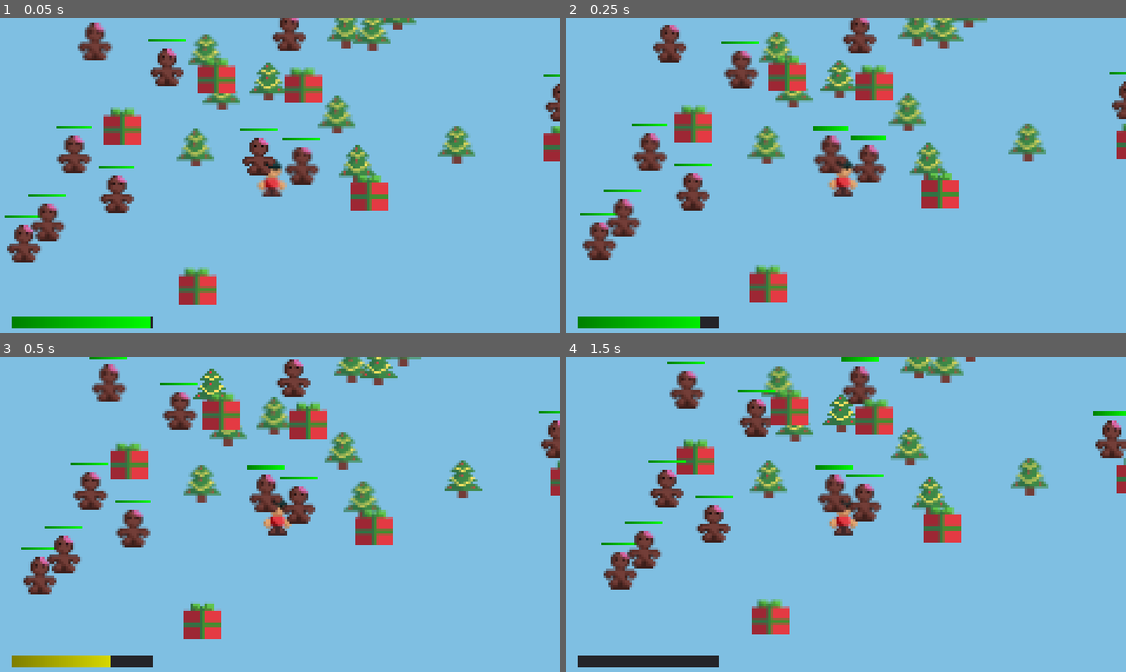
Above: before the commit, frames 1-4 (two rows, left to right).
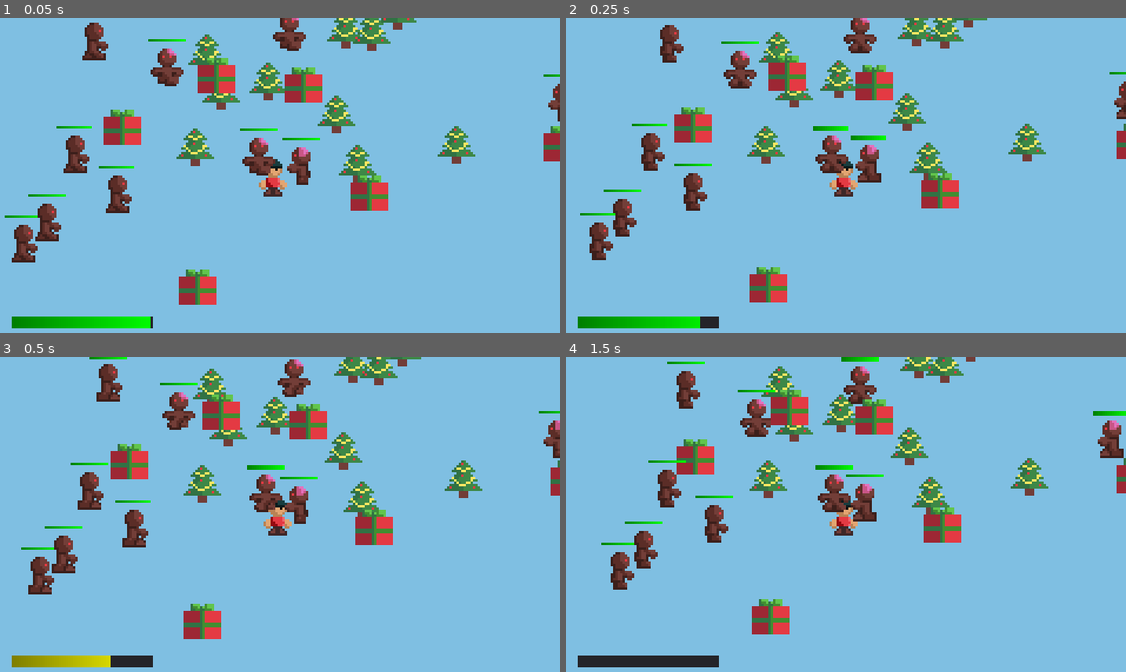
Above: after the commit, the same moments.

Repository: cznrhubarb/feliz-navidead
Game: Godot game, scene res://scn/TestScene.tscn
Two runs of this game, one before a commit and one after it. Both use one fixed random seed, a clock stepped at 60 frames per second and the inputs below.
Inputs (mouse positions are in pixels of both pictures, inside the frame that each line leads up to):
- Up to frame 1 (0.05 s): no input
- Up to frame 2 (0.25 s): no input
- Up to frame 3 (0.5 s): no input
- Up to frame 4 (1.5 s): move the mouse to (969, 498) at 0.52 s; press the mouse at (969, 498) at 0.53 s; hold D (move_right) 0.53-1.28 s; move the mouse to (728, 530) at 1.27 s; release the mouse at (728, 530) at 1.28 s; hold S (move_down) from 1.28 s (still down); click (728, 530) at 1.35 s

The runs differ from the first frame. In frame 1, 5.8% of the frame differs, in the area x 1-100%, y 0-92%; in frame 2, 6.1%, in the area x 2-100%, y 0-91%; in frame 3, 5.1%; in frame 4, 5.5%.
Error in both runs: Invalid set index 'playback_speed' (on base: 'null instance') with value of type 'int'. (res://src/Child.gd:86)

Commit message:
Gingerdead anims

Diff:
--- a/project.godot
+++ b/project.godot
@@ -66,5 +66,6 @@
 
 [rendering]
 
+quality/2d/use_pixel_snap=true
 environment/default_clear_color=Color( 0.501961, 0.752941, 0.890196, 1 )
 environment/default_environment="res://default_env.tres"
--- a/scn/GingerBreadMan.tscn
+++ b/scn/GingerBreadMan.tscn
@@ -1,11 +1,75 @@
-[gd_scene load_steps=5 format=2]
+[gd_scene load_steps=9 format=2]
 
 [ext_resource path="res://src/GingerBreadMan.gd" type="Script" id=1]
 [ext_resource path="res://UI/HP_Bar.tscn" type="PackedScene" id=2]
-[ext_resource path="res://img/GingerdeadMan.PNG" type="Texture" id=3]
+[ext_resource path="res://img/Anim/Gingerbread_Walk_Anim.PNG" type="Texture" id=3]
 
 [sub_resource type="RectangleShape2D" id=1]
 extents = Vector2( 4.27496, 6.91256 )
+
+[sub_resource type="Animation" id=2]
+resource_name = "WalkDown"
+length = 0.4
+tracks/0/type = "value"
+tracks/0/path = NodePath("Sprite:frame")
+tracks/0/interp = 1
+tracks/0/loop_wrap = true
+tracks/0/imported = false
+tracks/0/enabled = true
+tracks/0/keys = {
+"times": PoolRealArray( 0, 0.1, 0.2, 0.3 ),
+"transitions": PoolRealArray( 1, 1, 1, 1 ),
+"update": 1,
+"values": [ 8, 9, 10, 11 ]
+}
+
+[sub_resource type="Animation" id=3]
+resource_name = "WalkLeft"
+length = 0.4
+tracks/0/type = "value"
+tracks/0/path = NodePath("Sprite:frame")
+tracks/0/interp = 1
+tracks/0/loop_wrap = true
+tracks/0/imported = false
+tracks/0/enabled = true
+tracks/0/keys = {
+"times": PoolRealArray( 0, 0.1, 0.2, 0.3 ),
+"transitions": PoolRealArray( 1, 1, 1, 1 ),
+"update": 1,
+"values": [ 0, 1, 2, 3 ]
+}
+
+[sub_resource type="Animation" id=4]
+resource_name = "WalkRight"
+length = 0.4
+tracks/0/type = "value"
+tracks/0/path = NodePath("Sprite:frame")
+tracks/0/interp = 1
+tracks/0/loop_wrap = true
+tracks/0/imported = false
+tracks/0/enabled = true
+tracks/0/keys = {
+"times": PoolRealArray( 0, 0.1, 0.2, 0.3 ),
+"transitions": PoolRealArray( 1, 1, 1, 1 ),
+"update": 1,
+"values": [ 4, 5, 6, 7 ]
+}
+
+[sub_resource type="Animation" id=5]
+resource_name = "WalkUp"
+length = 0.4
+tracks/0/type = "value"
+tracks/0/path = NodePath("Sprite:frame")
+tracks/0/interp = 1
+tracks/0/loop_wrap = true
+tracks/0/imported = false
+tracks/0/enabled = true
+tracks/0/keys = {
+"times": PoolRealArray( 0, 0.1, 0.2, 0.3 ),
+"transitions": PoolRealArray( 1, 1, 1, 1 ),
+"update": 1,
+"values": [ 12, 13, 14, 15 ]
+}
 
 [node name="KinematicBody2D" type="KinematicBody2D"]
 collision_layer = 4
@@ -25,6 +89,15 @@
 
 [node name="Sprite" type="Sprite" parent="."]
 texture = ExtResource( 3 )
+vframes = 4
+hframes = 4
+frame = 15
 
 [node name="CollisionShape2D" type="CollisionShape2D" parent="."]
 shape = SubResource( 1 )
+
+[node name="AnimationPlayer" type="AnimationPlayer" parent="."]
+anims/WalkDown = SubResource( 2 )
+anims/WalkLeft = SubResource( 3 )
+anims/WalkRight = SubResource( 4 )
+anims/WalkUp = SubResource( 5 )
--- a/src/GingerBreadMan.gd
+++ b/src/GingerBreadMan.gd
@@ -8,10 +8,12 @@
 var hp_bar
 var health = 100
 var collision_info
+var anim_player
 
 func _ready():
 	player = get_tree().get_root().find_node("Child", true, false)
 	hp_bar = get_node("HP_Bar")
+	anim_player = get_node("AnimationPlayer")
 
 func _physics_process(delta):
 	if player:
@@ -21,6 +23,18 @@
 			var collider = collision_info.collider
 			if collider.type == "child":
 				collider.take_damage(1)
+	#Animation
+		anim_player.playback_speed = .5
+		if abs(direction.x) >= abs(direction.y):
+			if direction.x >=0:
+				anim_player.play("WalkRight")
+			else:
+				anim_player.play("WalkLeft")
+		else:
+			if direction.y >=0:
+				anim_player.play("WalkDown")
+			else:
+				anim_player.play("WalkUp")
 
 func take_damage(value):
 	health -= value
Binary file added: img/Anim/Explosion_Anim.PNG
Not shown, added: img/Anim/Explosion_Anim.PNG.import
Binary file added: img/Anim/Gingerbread_Walk_Anim.PNG
Not shown, added: img/Anim/Gingerbread_Walk_Anim.PNG.import
Not shown, added: img/Anim/Player_Walk_Anim.PNG.import
